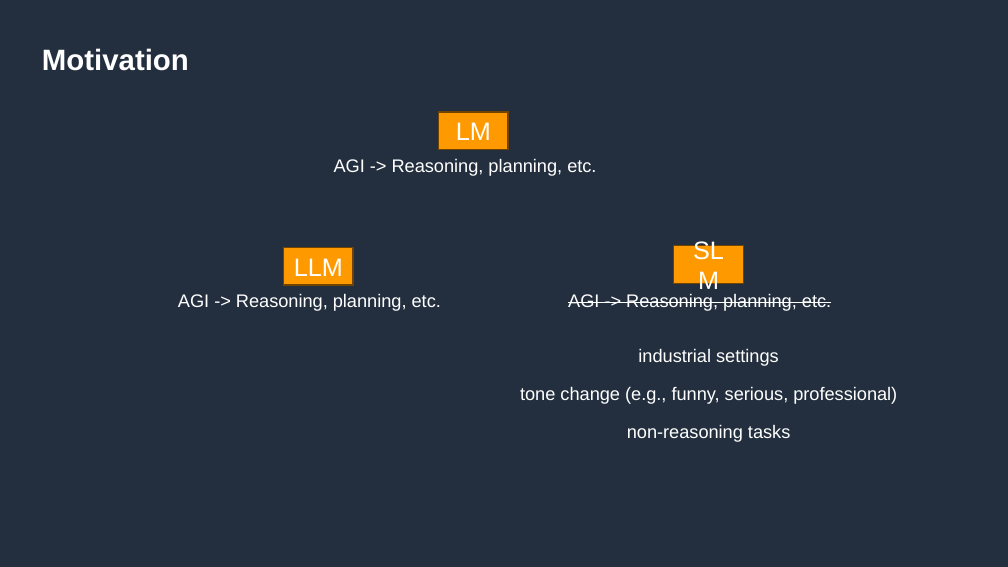
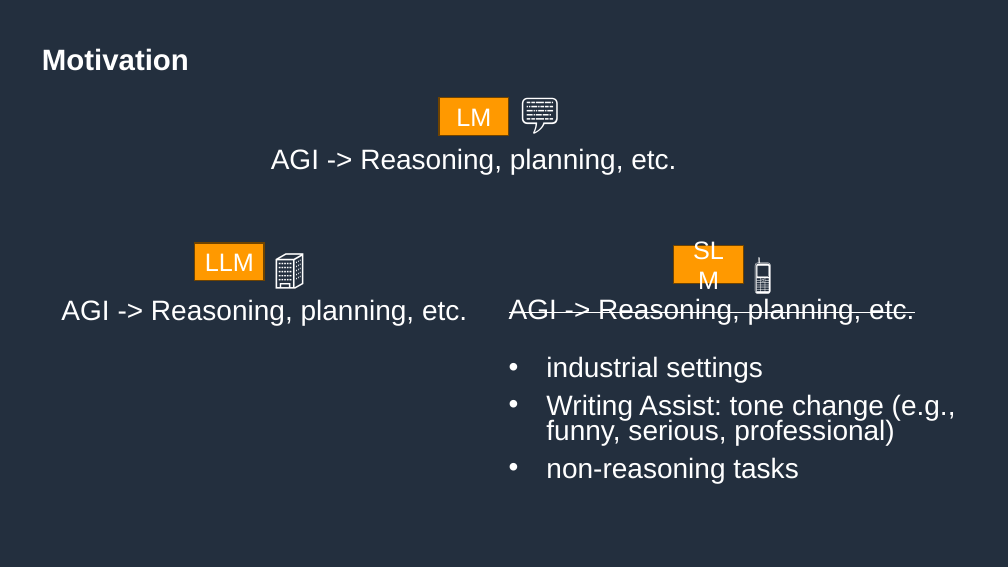
Before and after one commit to amazon-science/wraval, a slide deck: slide 6 of resources/wraval_presentation.pptx (slide 3 before the commit). Drawn at 1008x567 pixels with LibreOffice and Linux fonts; fonts in the diff are those of the drawing. Boxes give left, top, right and bottom in pixels: in the first picture for what was removed or moved away, otherwise in the second. Text is boxed around its words. In the diff, an @@ line names an element or a change of style, - is before the commit and + after.

```diff
--- a/resources/wraval_presentation.pptx
+++ b/resources/wraval_presentation.pptx
@@ text added at (511,84,581,141), 28 pt, text #FFFFFF @@
+💬
@@ rectangle "LM": place and size @@
-rectangle "LM" at (438,112,508,149)
+rectangle "LM" at (439,98,509,135)
@@ text "AGI -> Reasoning, planning, etc.": place and size @@
-text "AGI -> Reasoning, planning, etc." at (334,158,596,176)
+text "AGI -> Reasoning, planning, etc." at (271,148,676,174)
@@ text added at (264,239,324,296), 28 pt, text #FFFFFF @@
+🏢
@@ rectangle "LLM": place and size @@
-rectangle "LLM" at (283,247,353,284)
+rectangle "LLM" at (195,243,264,280)
@@ text added at (743,243,823,300), 28 pt, text #FFFFFF @@
+📱
@@ size 13 to 20 pt; alignment left to centre in 3 elements at (271,148,676,174), (509,298,914,325), (61,299,467,325) @@
@@ text "AGI -> Reasoning, planning, etc.": place and size @@
-text "AGI -> Reasoning, planning, etc." at (178,293,441,311)
+text "AGI -> Reasoning, planning, etc." at (61,299,467,325)
@@ text "AGI -> Reasoning, planning, etc.": place and size @@
-text "AGI -> Reasoning, planning, etc." at (568,293,831,311)
+text "AGI -> Reasoning, planning, etc." at (509,298,914,325)
@@ text "industrial settings": place and size @@
-text "industrial settings" at (520,348,897,442)
+text "industrial settings" at (546,356,956,483)
@@ text at (546,356,798,483): size 13 to 20 pt in "industrial settings", "non-reasoning tasks"; alignment centre to left; bullet none to • @@
@@ text at (546,394,956,445): text changed; size 13 to 20 pt @@
-tone change (e.g., funny, serious, professional)
+• Writing Assist: tone change (e.g., funny, serious, professional)
```
Also in this commit, not shown: 5 other slides changed, 12 slides added, 5 slides removed, 5 other files.
